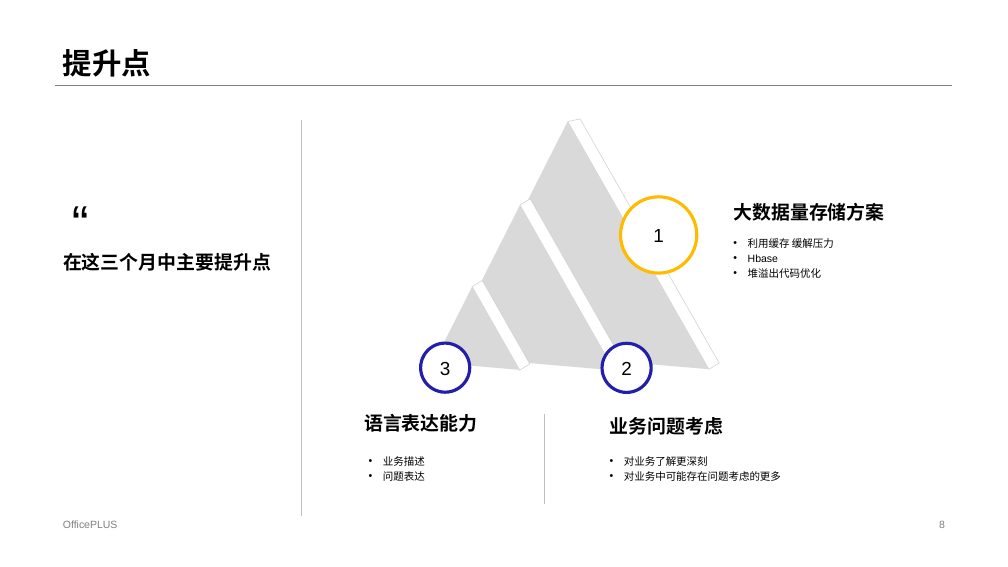
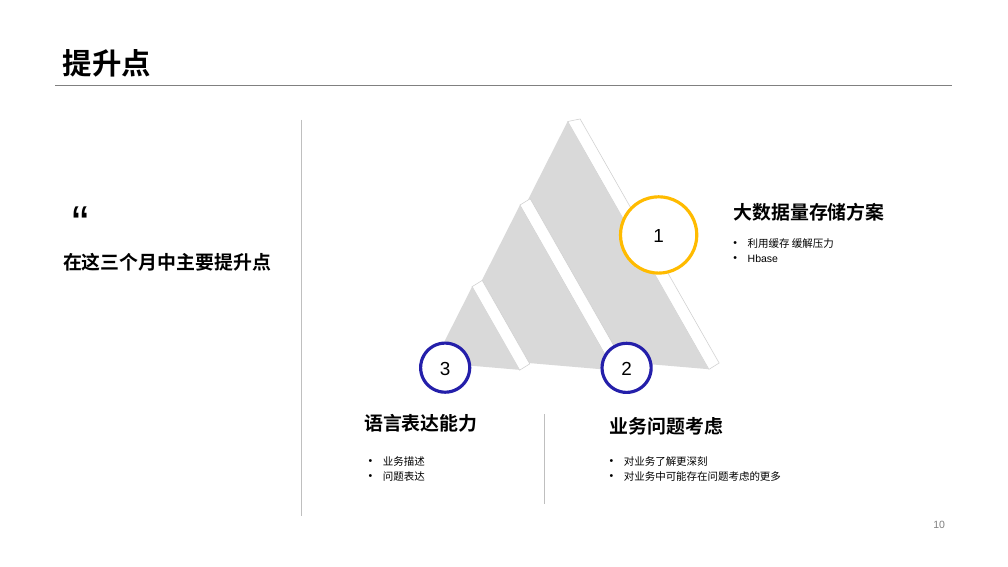
Before and after one commit to czx-dev/note, a slide deck: slide 10 of 陈仲贤述职答辩.pptx (slide 8 before the commit). Drawn at 1008x567 pixels with LibreOffice and Linux fonts; fonts in the diff are those of the drawing. Boxes give left, top, right and bottom in pixels: in the first picture for what was removed or moved away, otherwise in the second. Text is boxed around its words. In the diff, an @@ line names an element or a change of style, - is before the commit and + after.

```diff
--- a/陈仲贤述职答辩.pptx
+++ b/陈仲贤述职答辩.pptx
@@ text in snip same rect at (748, 268, 821, 278): paragraph removed @@
-• 堆溢出代码优化
@@ text removed at (63, 520, 117, 528) @@
-OfficePLUS
@@ page number at (933, 521, 945, 528): text changed @@
-8
+10
```
Also in this commit, not shown: 5 other slides changed, 7 slides added, 3 slides removed.
